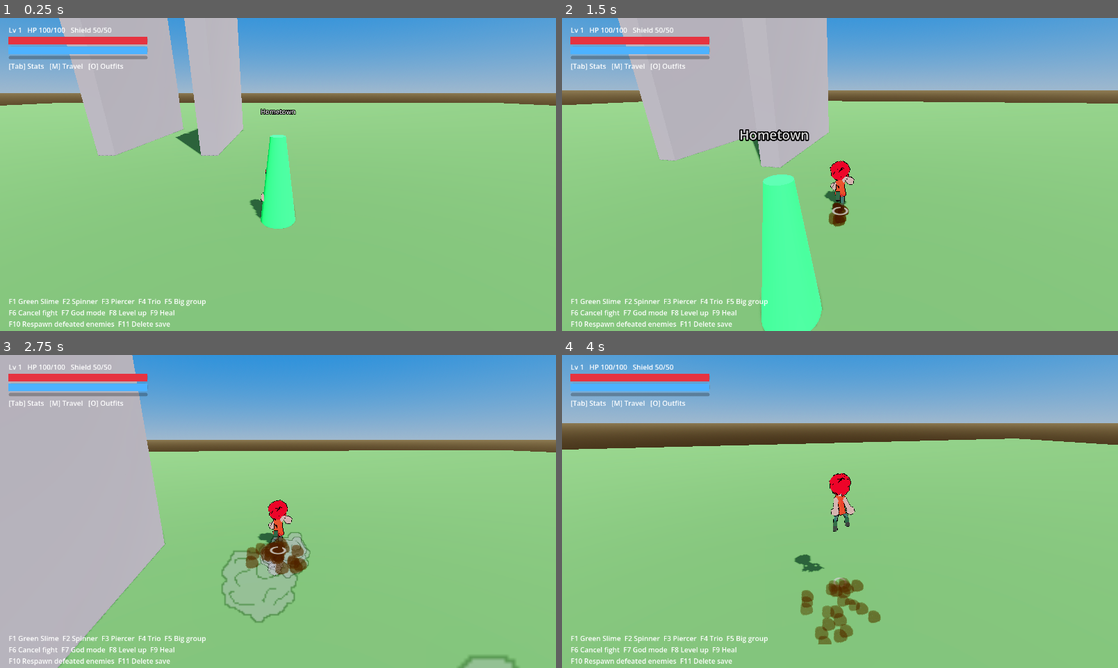
Above: before the commit, frames 1-4 (two rows, left to right).
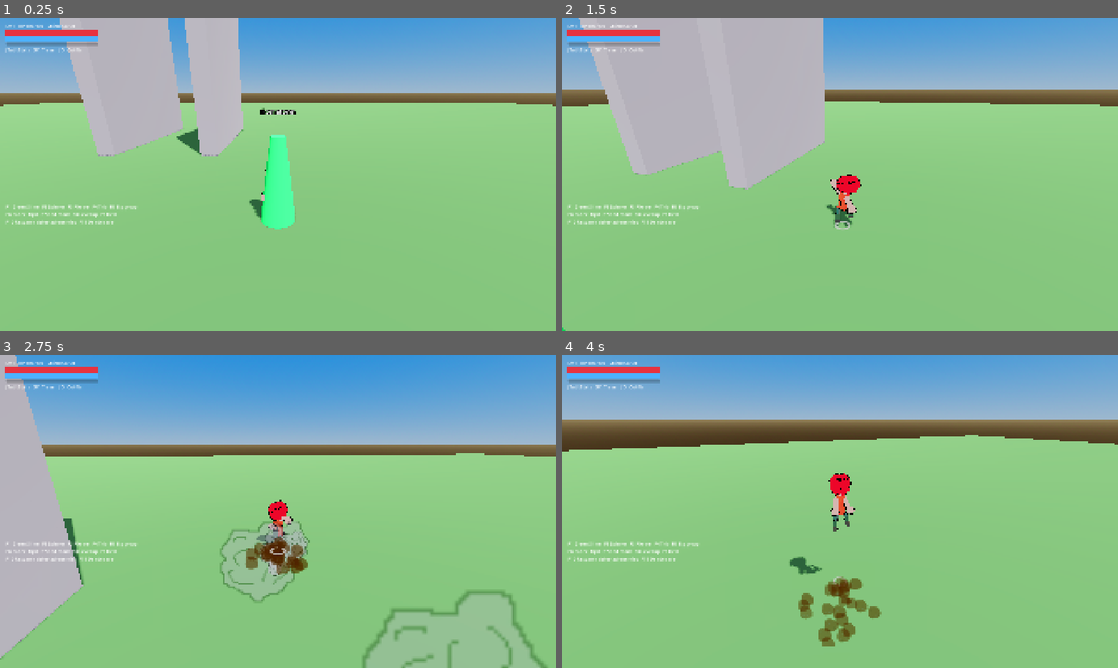
Above: after the commit, the same moments.

Repository: doggoanim/Krits
Game: Godot game, scene res://main.tscn
The game is run twice, just before and just after one commit, with the same random seed, the same clock (stepped at 60 frames per second) and the same inputs.
Inputs (mouse positions are in pixels of both pictures, inside the frame that each line leads up to):
- Up to frame 1 (0.25 s): no input
- Up to frame 2 (1.5 s): tap Enter at 0.5 s; move the mouse to (867, 174) at 0.52 s; hold Ctrl (crouch_pound) 0.53-1.28 s; hold W (move_forward) from 0.53 s (still down); tap Space (jump) at 0.77 s; move the mouse to (812, 174) at 1.27 s; tap E (interact) at 1.35 s
- Up to frame 3 (2.75 s): keep holding W (move_forward); tap Space (jump) at 1.52 s; move the mouse to (289, 505) at 2.02 s; hold Shift (roll_dive) from 2.03 s (still down)
- Up to frame 4 (4 s): keep holding W (move_forward); move the mouse to (834, 517) at 2.77 s; release Shift (roll_dive) at 2.78 s; tap Ctrl (crouch_pound) at 2.85 s; tap Space (jump) at 3.02, 3.77 s; move the mouse to (878, 514) at 3.52 s; tap E (interact) at 3.6 s

The runs differ from the first frame. In frame 1, 3.9% of the frame differs, in the area x 0-100%, y 0-100%; in frame 2, 13%; in frame 3, 23%; in frame 4, 6.2%.

Commit message:
Declare project resolution as 1920x1080 with canvas_items stretch
project.godot only declared a 1280x720 viewport with no stretch mode
at all, which didn't match the actual 1920x1080 window the game runs
at in practice. Set the base viewport to 1920x1080 and add
canvas_items/keep stretch so UI scales consistently regardless of the
real window size — this is also now the resolution to design the HUD
mockup against.

Co-Authored-By: Claude Sonnet 5 <noreply@anthropic.com>
Claude-Session: https://claude.ai/code/session_01TYpdm1jACUqsWG6yyTxbgm

Diff:
--- a/project.godot
+++ b/project.godot
@@ -22,8 +22,10 @@
 
 [display]
 
-window/size/viewport_width=1280
-window/size/viewport_height=720
+window/size/viewport_width=1920
+window/size/viewport_height=1080
+window/stretch/mode="canvas_items"
+window/stretch/aspect="keep"
 
 [layer_names]
 
